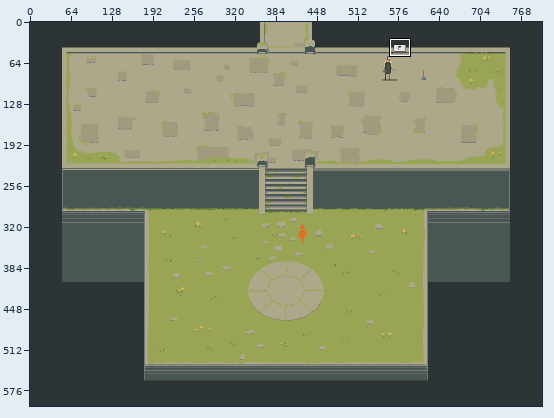
File history of a pixel-art file, core/assets/maps/spawn/spawn.aseprite. The picture above shows the old version from afar; the outline marks the close-up.
Close-up. Before the commit:
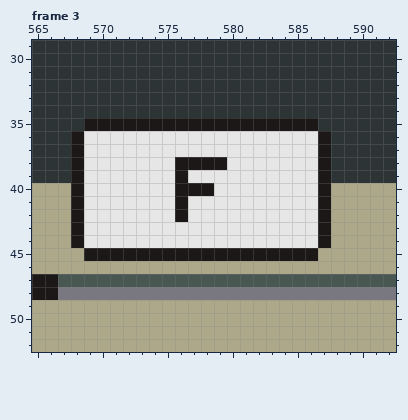
800x600 pixels, 3 frames. Shown: frame 3: x 565..592, y 29..52.
The same view after the edit:
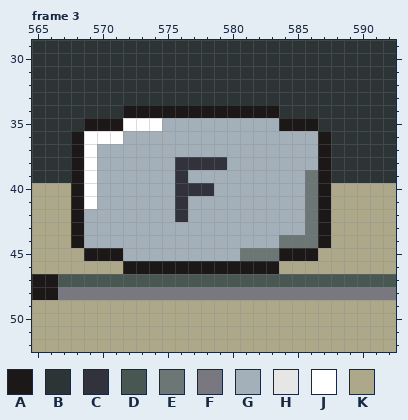
Palette (. is transparent): A #1c1817  B #2c3436  C #31323c  D #485752  E #6c7775  F #797780  G #a4b0b9  H #e6e6e6  J #ffffff  K #ada889
From old to new:
{"where": "frame 3, layer \"gui/bubble\""}
{"frame":3,"y":34,"x":572,"old":"BBBBBBBBBBBB","new":"AAAAAAAAAAAA"}
{"frame":3,"y":35,"x":572,"old":"AAAAAAAAAAAA","new":"JJJGGGGGGGGG"}
{"frame":3,"y":36,"x":569,"old":"HHHHHHHHHHHHHHHHHH","new":"JJJGGGGGGGGGGGGGGG"}
{"frame":3,"y":37,"x":569,"old":"HHHHHHHHHHHHHHHHHH","new":"JGGGGGGGGGGGGGGGGG"}
{"frame":3,"y":38,"x":569,"old":"HHHHHHHAAAAHHHHHHH","new":"JGGGGGGCCCCGGGGGGG"}
{"frame":3,"y":39,"x":569,"old":"HHHHHHHAHHHHHHHHHH","new":"JGGGGGGCGGGGGGGGGE"}
{"frame":3,"y":40,"x":569,"old":"HHHHHHHAAAHHHHHHHH","new":"JGGGGGGCCCGGGGGGGE"}
{"frame":3,"y":41,"x":569,"old":"HHHHHHHAHHHHHHHHHH","new":"JGGGGGGCGGGGGGGGGE"}
{"frame":3,"y":42,"x":569,"old":"HHHHHHHAHHHHHHHHHH","new":"GGGGGGGCGGGGGGGGGE"}
{"frame":3,"y":43,"x":569,"old":"HHHHHHHHHHHHHHHHHH","new":"GGGGGGGGGGGGGGGGGE"}
{"frame":3,"y":44,"x":569,"old":"HHHHHHHHHHHHHHHHHH","new":"GGGGGGGGGGGGGGGEEE"}
{"frame":3,"y":45,"x":572,"old":"AAAAAAAAAAAA","new":"GGGGGGGGGEEE"}
{"frame":3,"y":46,"x":572,"old":"KKKKKKKKKKKK","new":"AAAAAAAAAAAA"}
{"label":"changed","picture_box":[84,105,318,274]}
